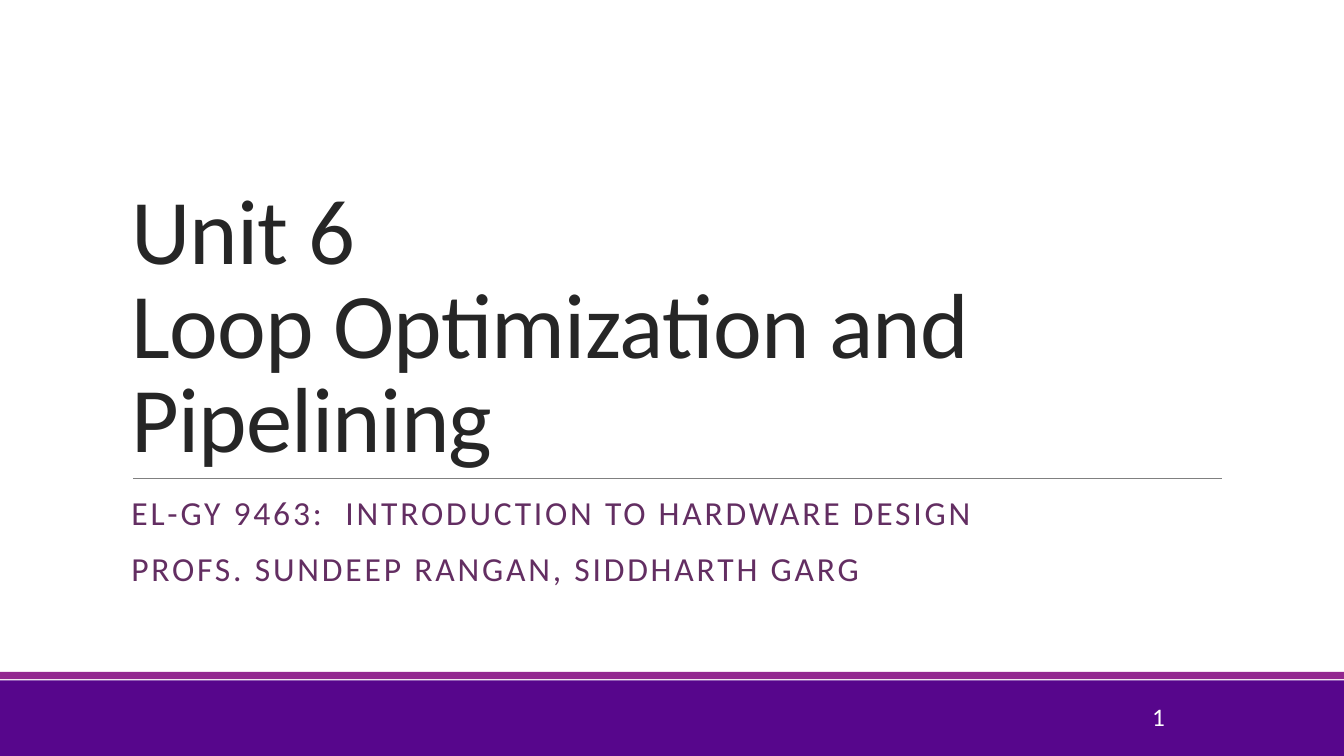
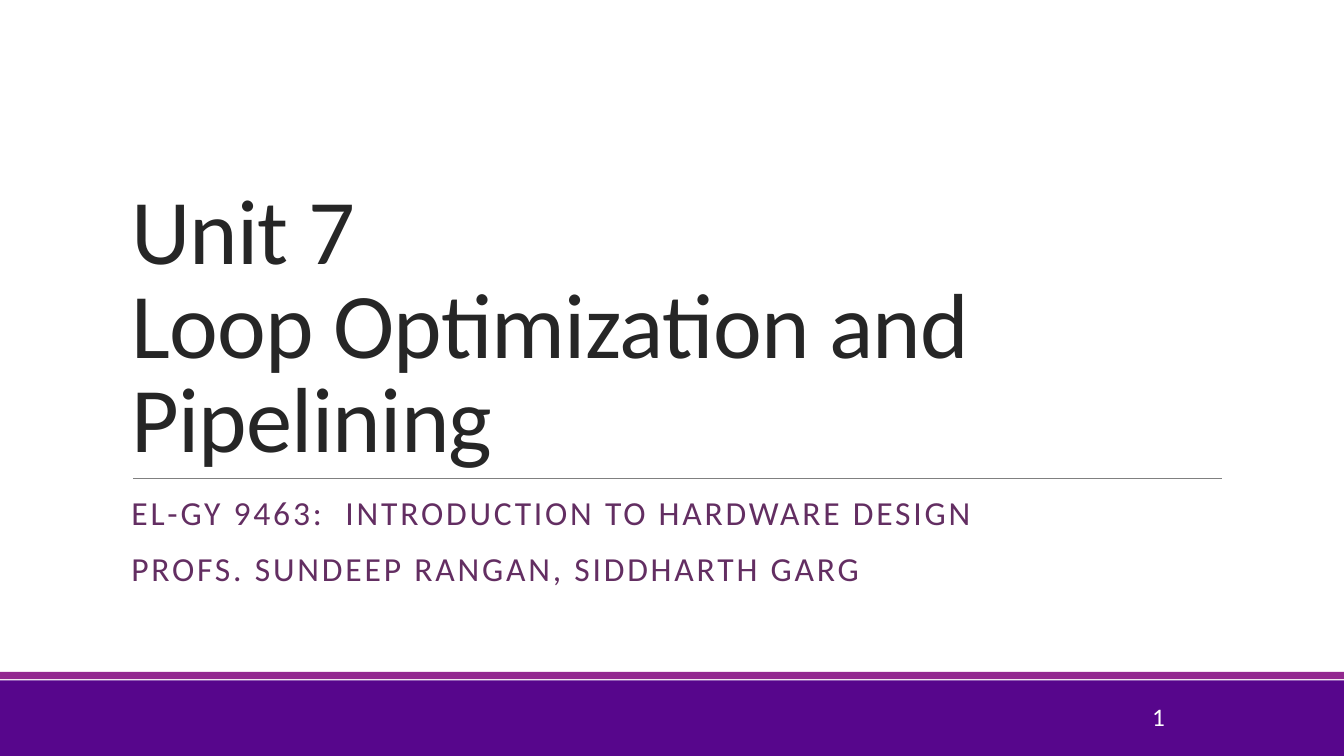
Before and after one commit to tonykorycki/hwdesign, a slide deck: slide 1 of units/unit07_loopopt/loopopt.pptx. Drawn at 1344x756 pixels with LibreOffice and Linux fonts; fonts in the diff are those of the drawing; background and template pictures are left out. Boxes give left, top, right and bottom in pixels: in the first picture for what was removed or moved away, otherwise in the second. Text is boxed around its words. In the diff, an @@ line names an element or a change of style, - is before the commit and + after.

```diff
--- a/units/unit07_loopopt/loopopt.pptx
+++ b/units/unit07_loopopt/loopopt.pptx
@@ title at [131, 200, 969, 468]: text changed @@
-Unit 6
-Loop Optimization and Pipelining
+Unit 7
+Loop Optimization and Pipelining
```
Also in this commit, not shown: 8 other files.
